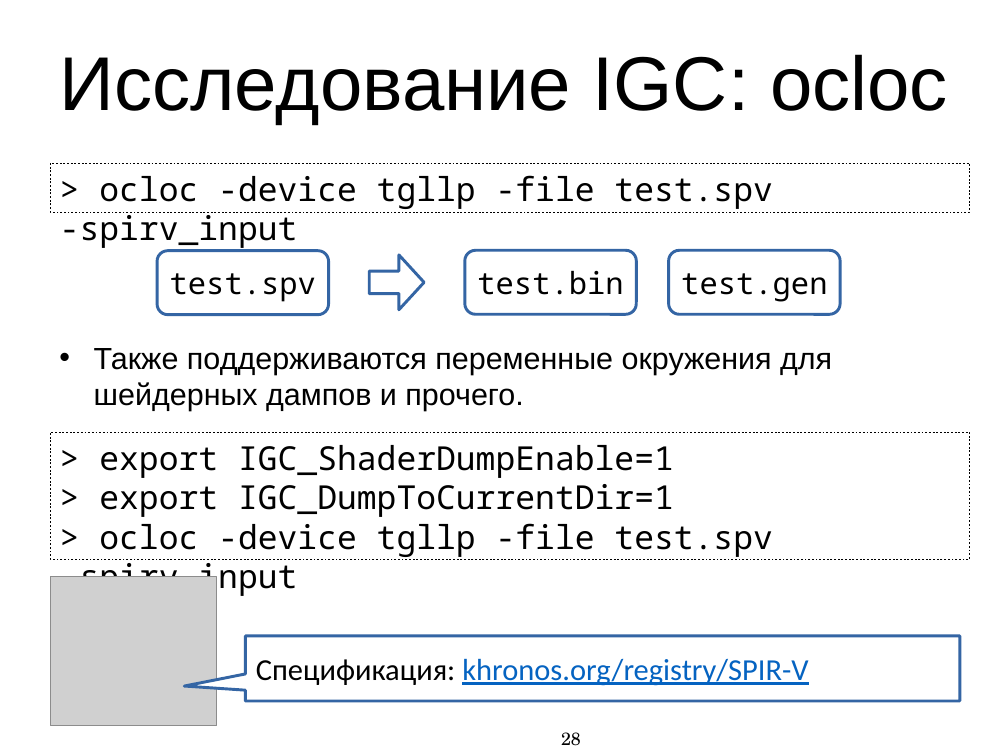
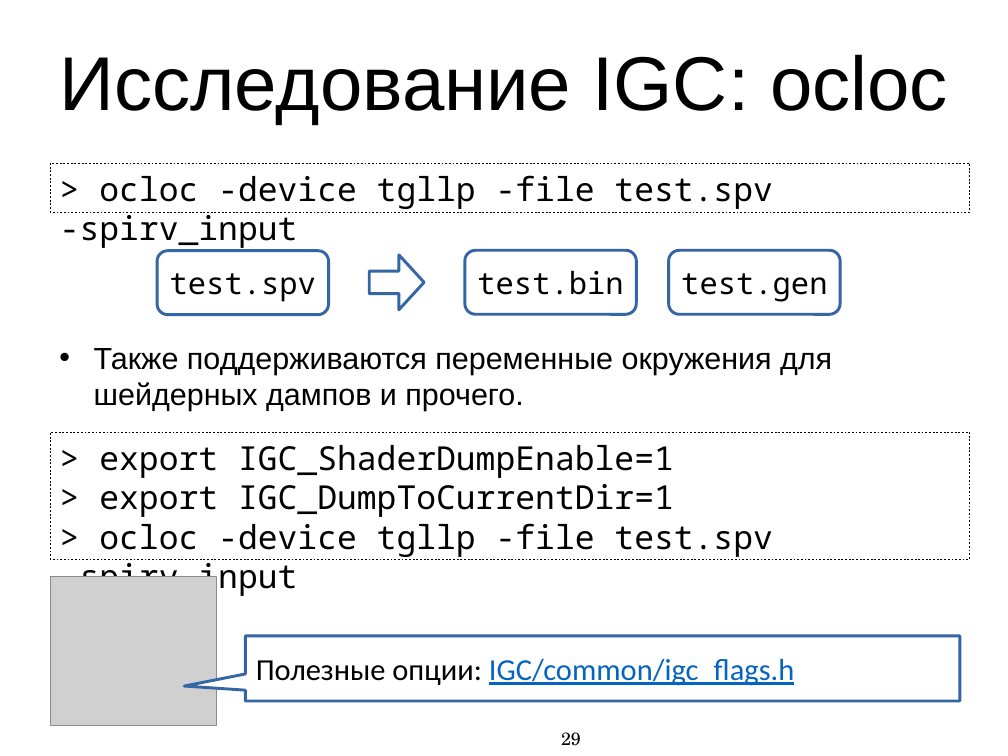
Before and after one commit to MIPT-ILab/cpp-lects-rus, a slide deck: slide 29 of other_lects/toolchain_lect/slides/graphics_toolchain_complete_ppt.pptx (slide 28 before the commit). Drawn at 1008x756 pixels with LibreOffice and Linux fonts; fonts in the diff are those of the drawing; grey boxes stand for pictures. Boxes give left, top, right and bottom in pixels: in the first picture for what was removed or moved away, otherwise in the second. Text is boxed around its words. In the diff, an @@ line names an element or a change of style, - is before the commit and + after.

```diff
--- a/other_lects/toolchain_lect/slides/graphics_toolchain_complete_ppt.pptx
+++ b/other_lects/toolchain_lect/slides/graphics_toolchain_complete_ppt.pptx
@@ text in freeform shape at (256, 658, 794, 686): text changed @@
-Спецификация: khronos.org/registry/SPIR-V
+Полезные опции: IGC/common/igc_flags.h
@@ page number at (561, 732, 581, 746): text changed @@
-28
+29
```
Also in this commit, not shown: 12 other slides changed, 14 slides added, 4 slides removed, 3 other files.
